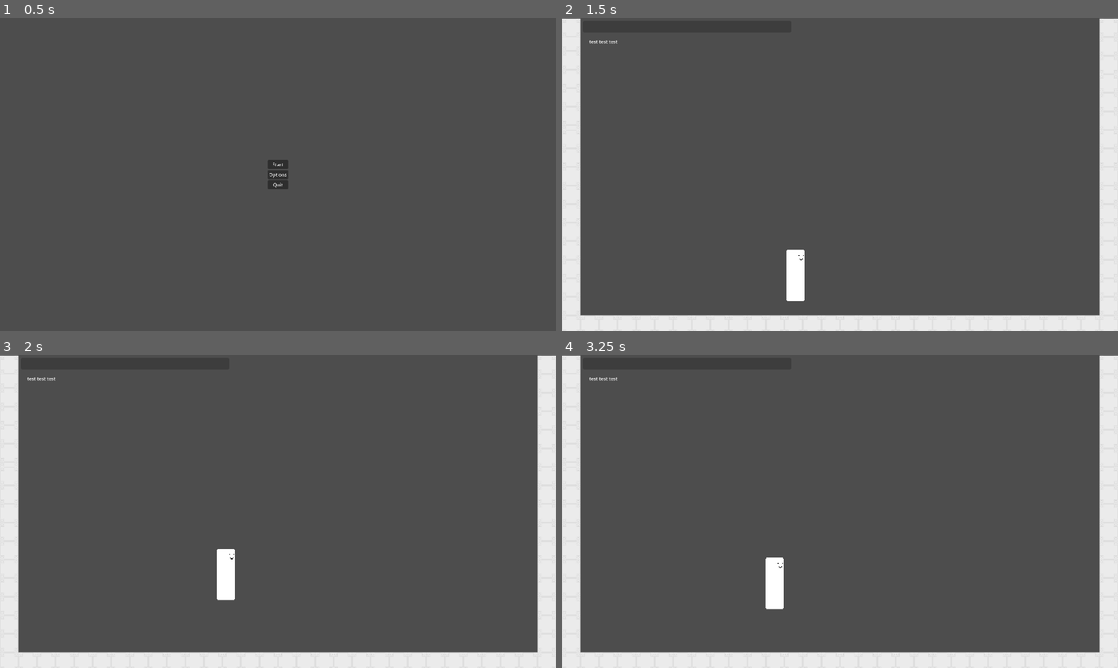
Above: before the commit, frames 1-4 (two rows, left to right).
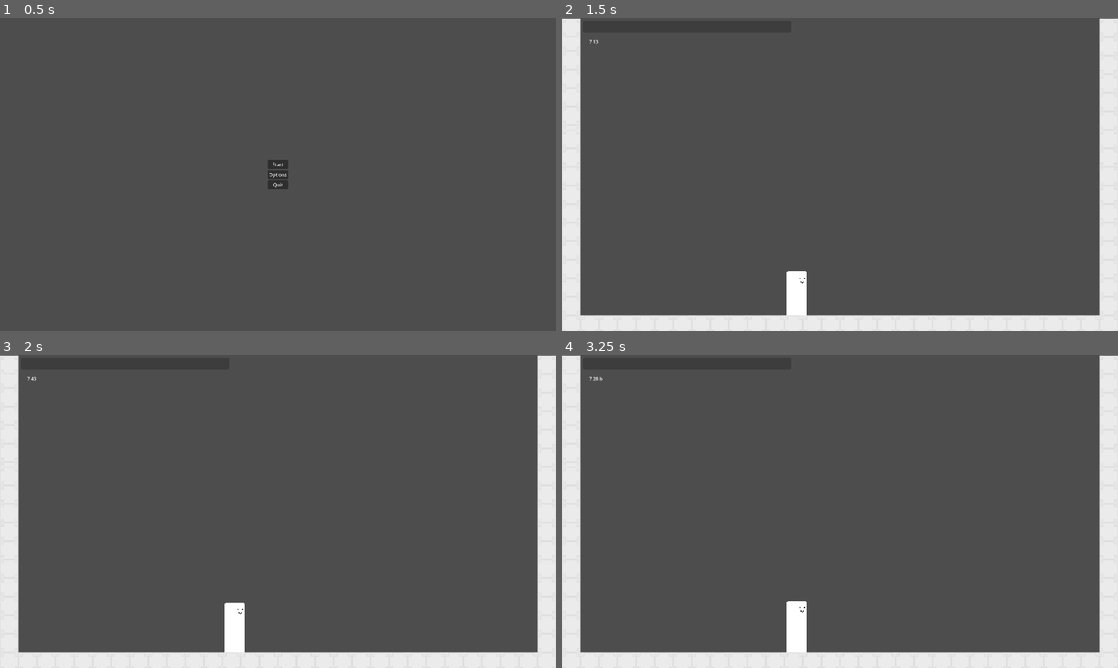
Above: after the commit, the same moments.

Repository: Mysteria0/To-Be-Name-Fighting-Game
Game: Godot game, scene res://menu.tscn
Same seed, same stepped clock (60 frames per second), same inputs: the game is played once before the commit and once after it.
Inputs:
- Up to frame 1 (0.5 s): no input
- Up to frame 2 (1.5 s): click "Start" at 0.5 s; tap Enter at 1.25 s; hold D (move_right) from 1.28 s (still down); hold Q (move_leftup) from 1.28 s (still down)
- Up to frame 3 (2 s): keep holding D (move_right); keep holding Q (move_leftup)
- Up to frame 4 (3.25 s): release Q (move_leftup) at 2.03 s; tap U (action_a) at 2.1 s; tap Q (move_leftup) at 2.27, 2.3, 2.57 s; release D (move_right) at 2.78 s; hold A (move_left) from 2.78 s (still down); hold Q (move_leftup) from 2.78 s (still down); tap I (action_b) at 2.85 s

Frame 1 is identical in both runs. In frame 2, 0.5% of the frame differs, in the area x 4-44%, y 6-96%; in frame 3, 1.1%; in frame 4, 1.2%.
Error before the commit: Invalid operands 'int' and 'String' in operator '=='. (res://Scripts/Input)

Commit message:
managed to conver the input reader to use numpad notation, slightly bugged because it doesn't recognise when you stop holding down a button

Diff:
--- a/Scripts/Input Reader/input_reader.gd
+++ b/Scripts/Input Reader/input_reader.gd
@@ -5,14 +5,14 @@
 @export var NormalsList : Array[Array]
 @export var SpecialsList : Array[Array]
 
-signal MovementInput(Input_key : String)
+signal MovementInput(Input_key : int)
 
 var validMotionInputs = {'Neutral' : 5,'move_left' : 4,'move_right' : 6,'move_down' : 2,'move_up' : 8,'move_leftdown' : 1,'move_leftup' : 7,'move_rightdown' : 3,'move_rightup' : 9}
 var validAttackInputs = {'action_a' : 'a','action_b' : 'b','action_c' : 'c','action_d' : 'd'}
 var RecentMotionInputs = []
 
-var currentMotionInput = 5
-var currentAttackInput = 'Nothing'
+var currentMotionInput : int = 5
+var currentAttackInput : String = 'Nothing'
 
 var holdtime : int
 var memorybuffer : int
@@ -33,8 +33,8 @@
 func _process(_delta: float) -> void:
 	handle_MotionInputs()
 	handle_AttackInputs()
-	if currentMotionInput == 'Neutral':
-		$Control/Recent_input.text = str(RecentMotionInputs)##'Neutral ' + str(holdtime)
+	if currentMotionInput == 5:
+		$Control/Recent_input.text = 'Neutral ' + str(holdtime)
 	else:
 		$Control/Recent_input.text = str(currentMotionInput) + ' ' + str(holdtime)
 	if currentAttackInput != 'Nothing':
@@ -43,18 +43,26 @@
 	remove_OldMotionInputs()
 
 func handle_MotionInputs() -> void:
-	if currentMotionInput != 5:
-		holdtime += 1
-		RecentMotionInputs[-1][1] = clamp(holdtime,1,999)
-		MovementInput.emit(str(currentMotionInput))
-	holdtime = clamp(holdtime,1,999)
+		if currentMotionInput != 5:
+			if Input.is_action_pressed(ConvertNumToaction(currentMotionInput)):
+				holdtime += 1
+				holdtime = clamp(holdtime,1,999)
+				RecentMotionInputs[-1][1] = holdtime
+				MovementInput.emit(currentMotionInput)
+			else:
+				holdtime = 1
+				currentMotionInput = 5
+				MovementInput.emit(5)
+		else:
+			holdtime += 1
+			MovementInput.emit(5)
 
 func handle_AttackInputs() -> void:
 	if Input.is_action_just_released(currentAttackInput):
 		currentAttackInput = 'Nothing'
 
 func remove_OldMotionInputs() -> void:
-	if !RecentMotionInputs.is_empty() and !Input.is_action_pressed(currentMotionInput):
+	if !RecentMotionInputs.is_empty() and !Input.is_action_pressed(ConvertNumToaction(currentMotionInput)):
 		if memorybuffer >= 30:
 			RecentMotionInputs.pop_front()
 			memorybuffer = 0
@@ -62,12 +70,12 @@
 			memorybuffer += 1
 
 func _input(event: InputEvent) -> void:
-	if event and !event.is_action(currentMotionInput,true):
+	if event and !event.is_action(ConvertNumToaction(currentMotionInput),true):
 		for i in validMotionInputs:
 			if event.is_action(i,true):
 				currentMotionInput = validMotionInputs[i]
 				RecentMotionInputs.append([currentMotionInput,1])
-				if str(event) != currentMotionInput:
+				if str(event) != ConvertNumToaction(currentMotionInput):
 					holdtime = 1
 				break
 
@@ -75,3 +83,25 @@
 			if event.is_action(b,true):
 				currentAttackInput = validAttackInputs[b]
 				break
+
+func ConvertNumToaction(Num_to_convert : int) -> String:
+	match Num_to_convert:
+		1:
+			return 'move_leftdown'
+		2:
+			return 'move_down'
+		3:
+			return 'move_rightdown'
+		4:
+			return 'move_left'
+		5:
+			return 'Neutral'
+		6:
+			return 'move_right'
+		7:
+			return 'move_leftup'
+		8:
+			return 'move_up'
+		9:
+			return 'move_rightup'
+	return 'Neutral'
--- a/Scripts/State Machine/Movement.gd
+++ b/Scripts/State Machine/Movement.gd
@@ -7,13 +7,20 @@
 
 @export var parent : CharacterBody2D
 
-func Move_Character(input : String, delta : float, override : int = 0) -> void:
-	if input == 'move_up' or input == 'move_leftup' or input == 'move_rightup':
-		parent.velocity.y = -PxPerSECJump * delta if override == 0 else override * delta
-	if input == 'move_left' or input == 'move_leftup':
-		parent.velocity.x = -PxPerSECBackward * delta if override == 0 else -override * delta
-	if input == 'move_right' or input == 'move_rightup':
-		parent.velocity.x = PxPerSECForward * delta if override == 0 else override * delta
-	if input == 'null':
-		parent.velocity.y += PxPerSECGravity * delta if override == 0 else override * delta
+func Move_Character(input : int, delta : float, override : int = 0) -> void:
+	match input:
+		5:
+			parent.velocity.y += PxPerSECGravity * delta if override == 0 else override * delta
+		8:
+			parent.velocity.y = -PxPerSECJump * delta if override == 0 else override * delta
+		4:
+			parent.velocity.x = -PxPerSECBackward * delta if override == 0 else -override * delta
+		6:
+			parent.velocity.x = PxPerSECForward * delta if override == 0 else override * delta
+		7:
+			parent.velocity.y += PxPerSECGravity * delta if override == 0 else override * delta
+			parent.velocity.x = -PxPerSECBackward * delta if override == 0 else -override * delta
+		9:
+			parent.velocity.y += PxPerSECGravity * delta if override == 0 else override * delta
+			parent.velocity.x = PxPerSECForward * delta if override == 0 else override * delta
 	parent.move_and_slide()
--- a/Scripts/State Machine/Tsurugi States/tsurugi_falling.gd
+++ b/Scripts/State Machine/Tsurugi States/tsurugi_falling.gd
@@ -7,7 +7,7 @@
 
 
 func process_physics(delta: float) -> State:
-	%MovementCode.Move_Character("null",delta,0)
+	%MovementCode.Move_Character(5,delta,0)
 	if parent.is_on_floor():
 		return landing_state
 	return null
--- a/Scripts/State Machine/Tsurugi States/tsurugi_idle.gd
+++ b/Scripts/State Machine/Tsurugi States/tsurugi_idle.gd
@@ -21,15 +21,15 @@
 	elif Input.is_action_pressed('move_rightup'):
 		StateMachine.Old_input = 'move_rightup'
 		return jump_state
-	if Input.is_action_pressed('move_down') and parent.is_on_floor():
+	if StateMachine.Current_Motion == 2:
 		return crouching_state
-	if Input.is_action_pressed('move_left') or Input.is_action_pressed('move_right') and parent.is_on_floor():
+	if StateMachine.Current_Motion == 4 or  StateMachine.Current_Motion == 6:
 		return move_state
 	return null
 
 
 func process_physics(delta: float) -> State:
-	%MovementCode.Move_Character("null",delta)
+	%MovementCode.Move_Character(5,delta)
 	if !parent.is_on_floor():
 		return fall_state
 	return null
--- a/Scripts/State Machine/Tsurugi States/tsurugi_landing.gd
+++ b/Scripts/State Machine/Tsurugi States/tsurugi_landing.gd
@@ -13,7 +13,7 @@
 	hopethisworks = false
 
 func process_physics(delta: float) -> State:
-	%MovementCode.Move_Character("Null",delta)
+	%MovementCode.Move_Character(5,delta)
 	if hopethisworks:
 		return idle_state
 	return null
--- a/Scripts/State Machine/Tsurugi States/tsurugi_moving.gd
+++ b/Scripts/State Machine/Tsurugi States/tsurugi_moving.gd
@@ -18,9 +18,9 @@
 	elif Input.is_action_pressed('move_rightup'):
 		StateMachine.Old_input = 'move_rightup'
 		return jump_state
-	if Input.is_action_pressed('move_down') and parent.is_on_floor():
+	if StateMachine.Current_Motion == 2:
 		return crouching_state
-	if !Input.is_action_pressed('move_left') and !Input.is_action_pressed('move_right'):
+	if StateMachine.Current_Motion == 5:
 		return idle_state
 	return null
 
--- a/Scripts/State Machine/state_machine.gd
+++ b/Scripts/State Machine/state_machine.gd
@@ -4,9 +4,9 @@
 
 
 var current_state : State
-var Current_Motion : String
+var Current_Motion : int
 var Current_Attack : String
-var Old_input : String
+var Old_input : int
 
 func init(parent: CharacterBody2D) -> void:
 	for child in get_children():
@@ -40,5 +40,5 @@
 
 
 
-func _on_input_reader_movement_input(Input_key: String) -> void:
+func _on_input_reader_movement_input(Input_key: int) -> void:
 	Current_Motion = Input_key
